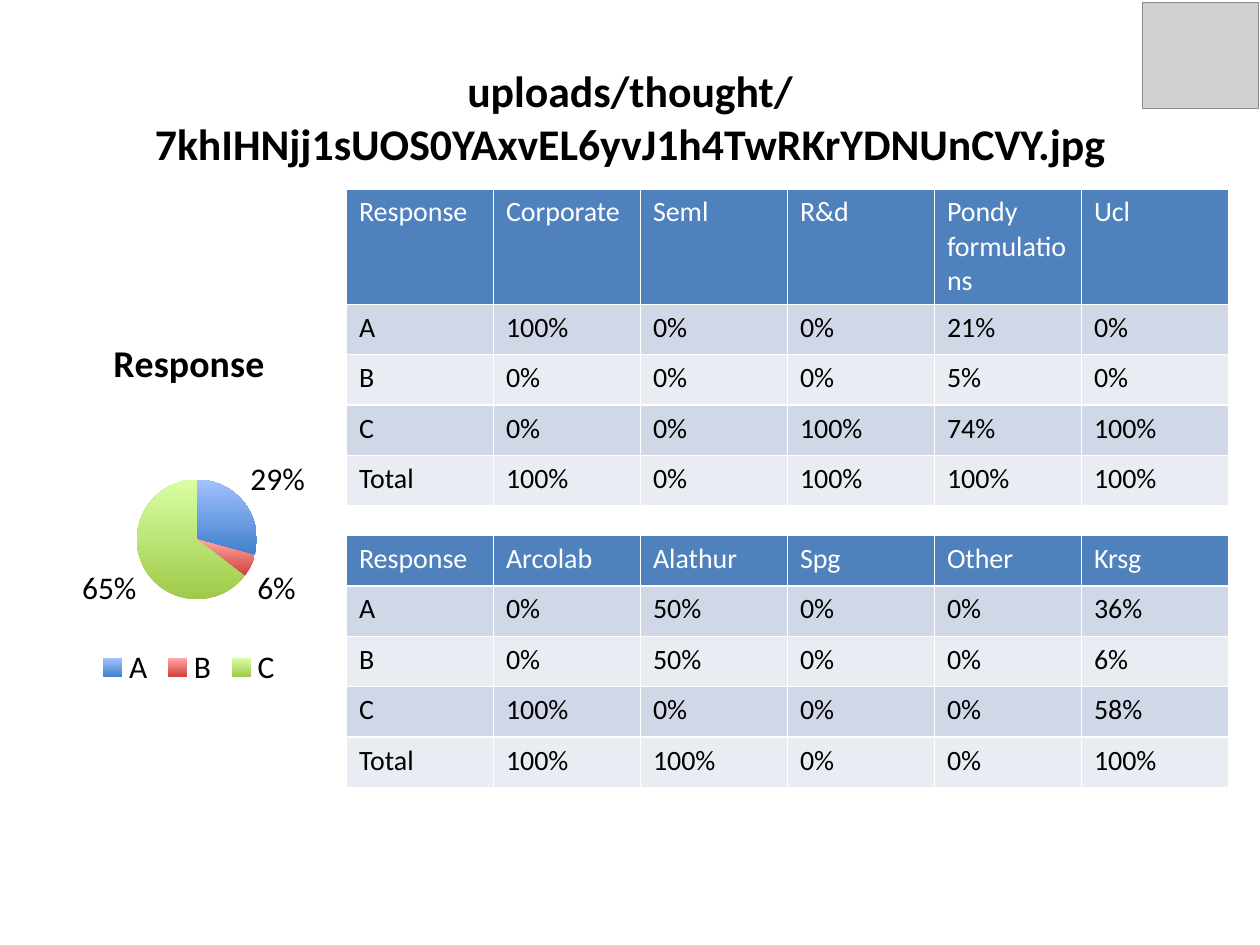
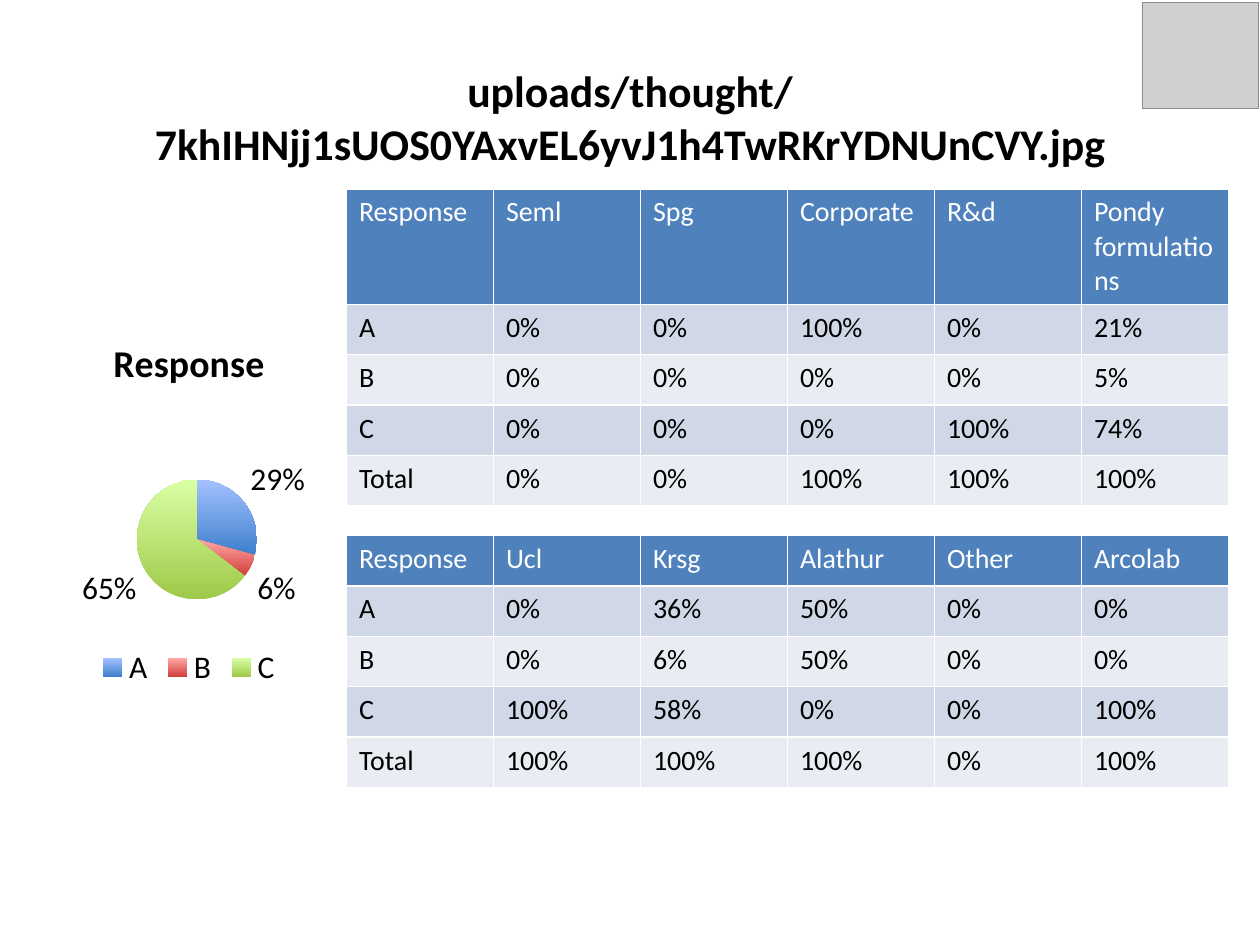
Before and after one commit to taranag/CodeProjects, a slide deck: slide 14 of FlaskApp/static/generated/51Test1.pptx (slide 35 before the commit). Drawn at 1260x945 pixels with LibreOffice and Linux fonts; fonts in the diff are those of the drawing; grey boxes stand for pictures. Boxes give left, top, right and bottom in pixels: in the first picture for what was removed or moved away, otherwise in the second. Text is boxed around its words. In the diff, an @@ line names an element or a change of style, - is before the commit and + after.

```diff
--- a/FlaskApp/static/generated/51Test1.pptx
+++ b/FlaskApp/static/generated/51Test1.pptx
@@ table at [346,189,1231,493] @@
-row 1: Response | Corporate | Seml | R&d | Pondy formulations | Ucl
+row 1: Response | Seml | Spg | Corporate | R&d | Pondy formulations
-row 2: A | 100% | 0% | 0% | 21% | 0%
+row 2: A | 0% | 0% | 100% | 0% | 21%
-row 3, column 5: 5%
+row 3, column 5: 0%
-row 3, column 6: 0%
+row 3, column 6: 5%
-row 4: C | 0% | 0% | 100% | 74% | 100%
+row 4: C | 0% | 0% | 0% | 100% | 74%
-row 5, column 2: 100%
+row 5, column 2: 0%
@@ table at [346,536,1231,788] @@
-row 1: Response | Arcolab | Alathur | Spg | Other | Krsg
+row 1: Response | Ucl | Krsg | Alathur | Other | Arcolab
-row 2: A | 0% | 50% | 0% | 0% | 36%
+row 2: A | 0% | 36% | 50% | 0% | 0%
-row 3: B | 0% | 50% | 0% | 0% | 6%
+row 3: B | 0% | 6% | 50% | 0% | 0%
-row 4, column 3: 0%
+row 4, column 3: 58%
-row 4, column 6: 58%
+row 4, column 6: 100%
-row 5, column 4: 0%
+row 5, column 4: 100%
```
Also in this commit, not shown: 10 other slides changed, 21 slides removed, 1 other file.
